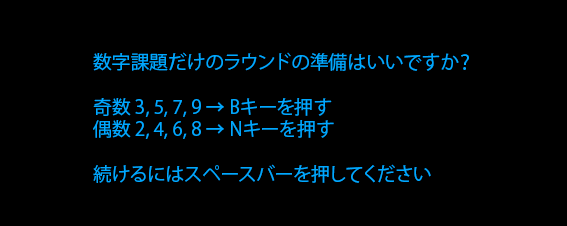
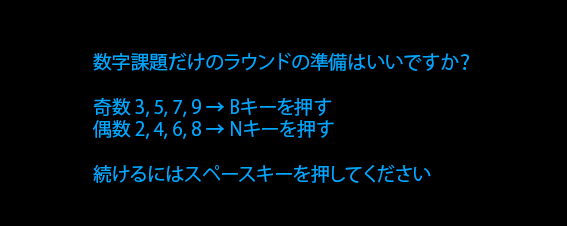
Two versions of the same layered image (w=567, h=226). Layer-by-layer changes:
painted on "数字課題だけのラウンドの準備はいいですか？ 奇数 3, 5, 7, 9 → Bキーを押す 偶数 2, 4, 6, 8 → N" over [257, 164, 431, 183]
